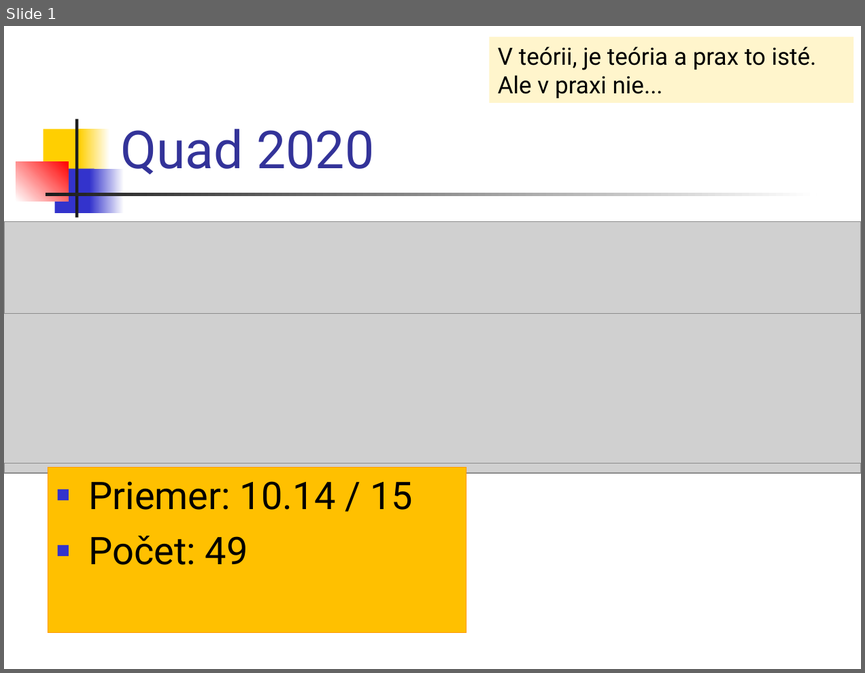
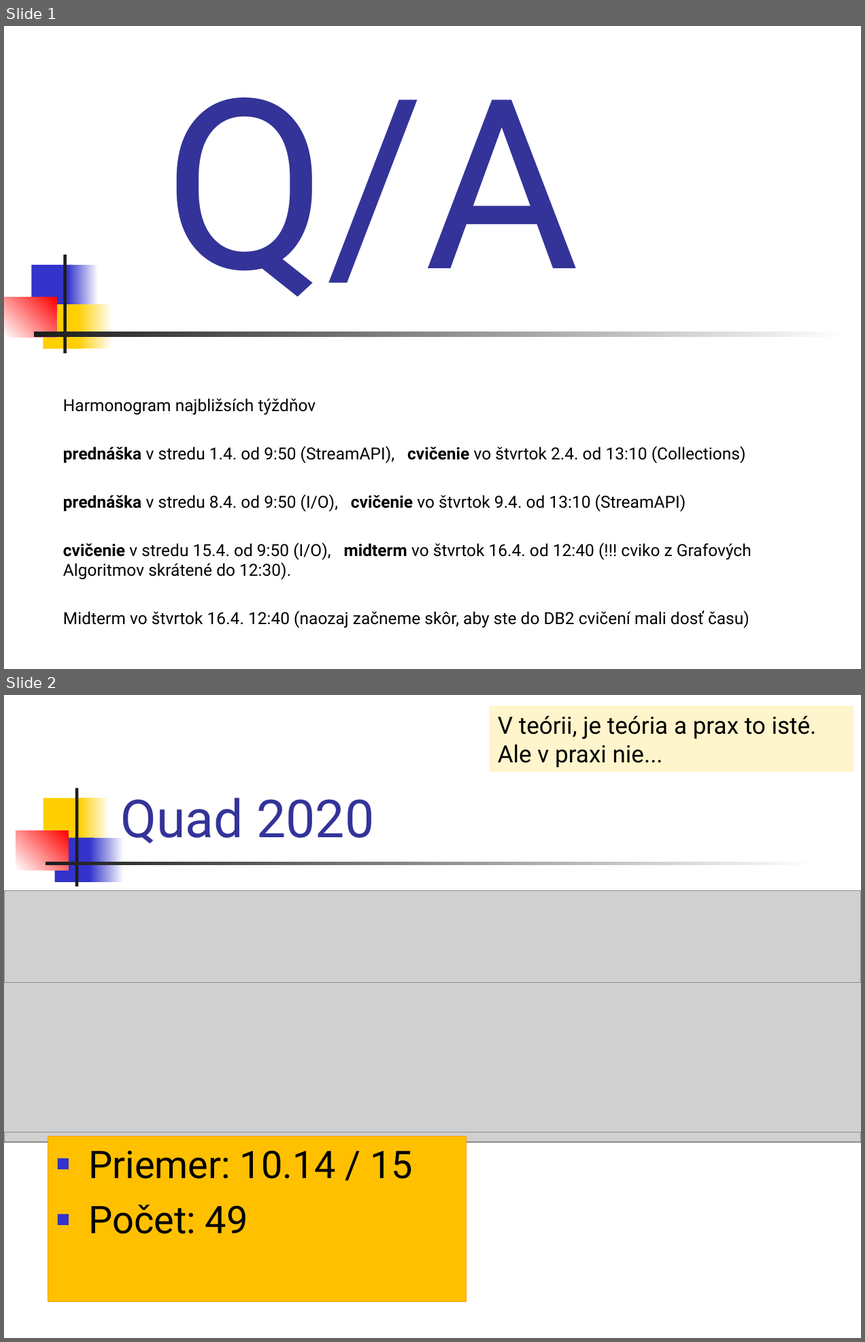
Before and after one commit to Programovanie4/Prednasky, a slide deck: 07/07_java.ppt. Shown one above the other, each under a label of ours: slide 1 before the commit, slides 1 and 2 after it. The pictures are 865x673 and 865x1342 pixels, drawn with LibreOffice and Linux fonts; fonts in the diff are those of the drawing; grey boxes stand for pictures. Boxes give left, top, right and bottom in pixels: in the first picture for what was removed or moved away, otherwise in the second. Text is boxed around its words. In the diff, an @@ line names an element or a change of style, - is before the commit and + after.

```diff
--- a/07/07_java.ppt
+++ b/07/07_java.ppt
@@ slide 1 added at (4, 26, 861, 669), background #FFFFFF @@
@@ title added at (164, 97, 579, 297), 199 pt, text #333399 @@
+Q/A
@@ group added at (4, 254, 849, 353): 7 rectangles @@
@@ subtitle added at (63, 398, 751, 628), 14 pt, text #000000 @@
+Harmonogram najbližsích týždňov
+prednáška v stredu 1.4. od 9:50 (StreamAPI), cvičenie vo štvrtok 2.4. od 13:10 (Collections)
+prednáška v stredu 8.4. od 9:50 (I/O), cvičenie vo štvrtok 9.4. od 13:10 (StreamAPI)
+cvičenie v stredu 15.4. od 9:50 (I/O), midterm vo štvrtok 16.4. od 12:40 (!!! cviko z Grafových Algoritmov skrátené do 12:30).
+Midterm vo štvrtok 16.4. 12:40 (naozaj začneme skôr, aby ste do DB2 cvičení mali dosť času)
@@ what was slide 1 is now slide 2 @@
```
Also in this commit, not shown: 8 slides changed, 2 other slides added, 2 other files.
